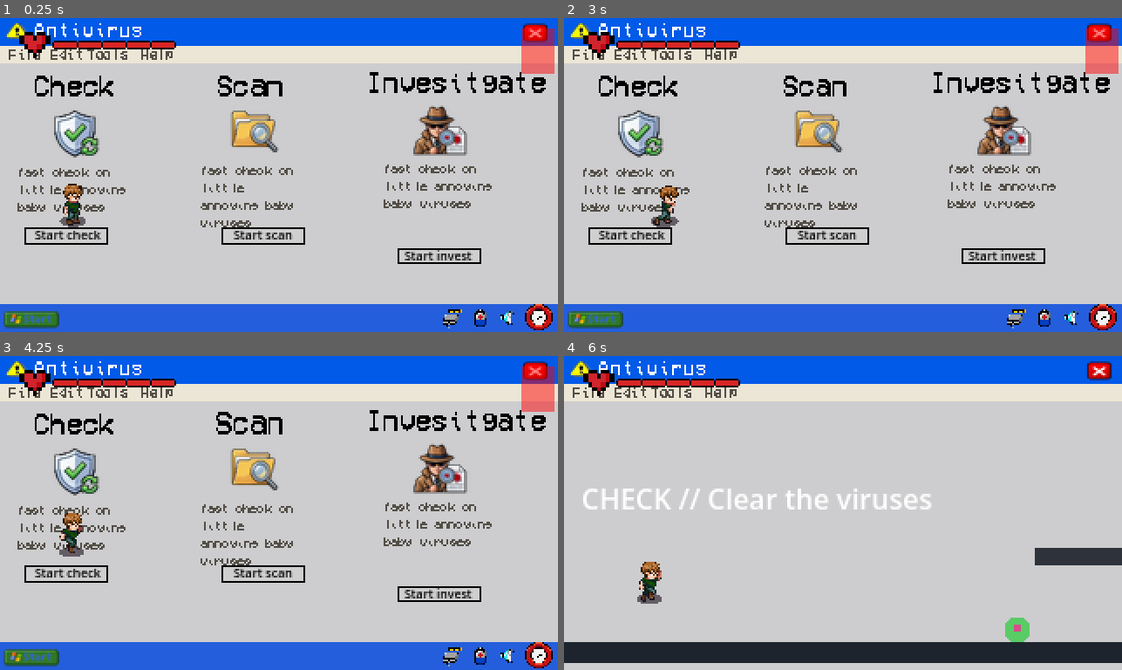
Above: before the commit, frames 1-4 (two rows, left to right).
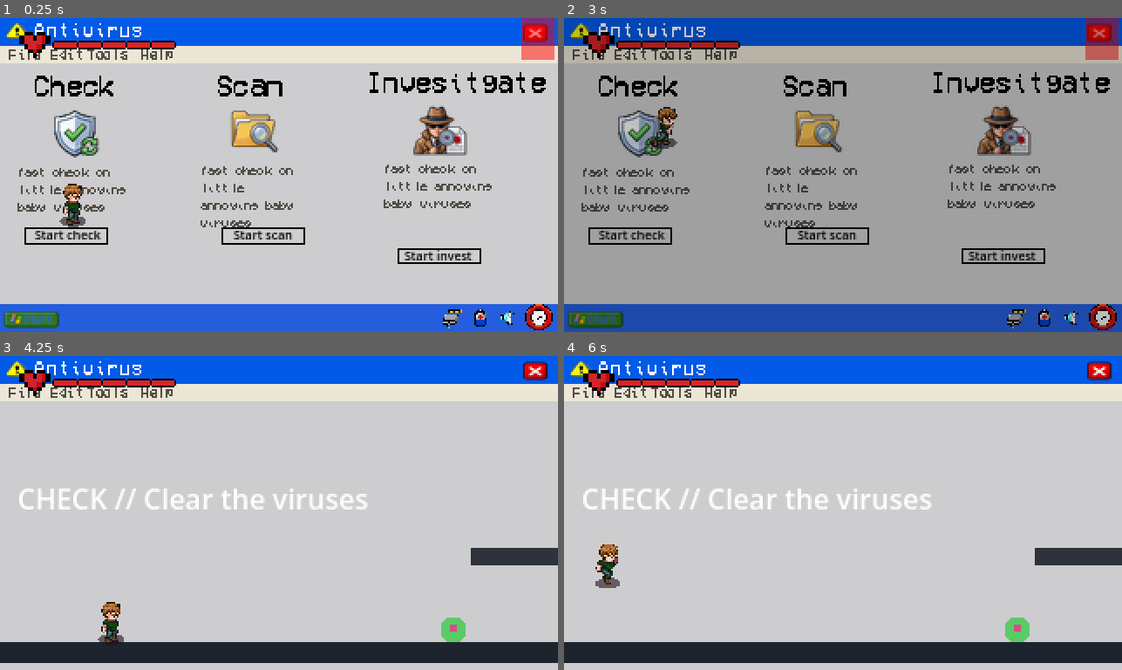
Above: after the commit, the same moments.

Repository: Amrr233/WhileTrue
Game: Godot game, scene res://scenes/levels/antivirus.tscn
The game is run twice, just before and just after one commit, with the same random seed, the same clock (stepped at 60 frames per second) and the same inputs. This scene is started directly instead of the project's main scene.
Inputs (mouse positions are in pixels of both pictures, inside the frame that each line leads up to):
- Up to frame 1 (0.25 s): no input
- Up to frame 2 (3 s): click (1071, 319) at 0.5 s; click (1105, 319) at 1.25 s; click (597, 319) at 2 s; tap Enter (ui_accept) at 2.75 s; move the mouse to (965, 159) at 2.77 s; hold D (right) from 2.78 s (still down); hold J (attack) from 2.78 s (still down); click (965, 159) at 2.92 s
- Up to frame 3 (4.25 s): tap Space (jump) at 3.02, 3.32 s; tap Enter (ui_accept) at 3.05 s; release D (right) at 3.5 s; release J (attack) at 3.5 s; drag from (167, 528) to (535, 384) at 3.52 s
- Up to frame 4 (6 s): move the mouse to (898, 443) at 4.27 s; hold A (left) 4.28-5 s; hold Space (jump) 4.28-5 s; tap J (attack) at 4.55 s; drag from (815, 575) to (675, 465) at 5.02 s; tap Enter (ui_accept) at 5.75 s; move the mouse to (1010, 560) at 5.77 s; hold D (right) from 5.78 s (still down); hold Space (jump) from 5.78 s (still down); tap Shift (dash) at 5.85 s

The runs differ from the first frame. In frame 1, 0.4% of the frame differs, in the area x 93-100%, y 0-18%; in frame 2, 95%, in the area x 0-100%, y 0-100%; in frame 3, 20%; in frame 4, 0.9%.

Commit message:
added sfx + fixed the virus_range glitch and virus_basic damage

Diff:
--- a/scenes/cutscenes/intro_cutscene.tscn
+++ b/scenes/cutscenes/intro_cutscene.tscn
@@ -226,6 +226,7 @@
 [node name="CutsceneDirector" type="AnimationPlayer" parent="." unique_id=1286283172]
 libraries/ = SubResource("AnimationLibrary_jfsk7")
 autoplay = &"day_night_loop"
+speed_scale = 0.5
 
 [node name="PointLight2D" type="PointLight2D" parent="." unique_id=1202819577]
 position = Vector2(119, 81)
--- /dev/null
+++ b/scenes/cutscenes/sucked_cutscene.tscn
@@ -0,0 +1,22 @@
+[gd_scene format=3 uid="uid://1yjkqpeq35ds"]
+
+[ext_resource type="Texture2D" uid="uid://bmjlrrrqj6be4" path="res://assets/art/cutscenes/sucking.jpg" id="1_jleom"]
+[ext_resource type="Script" uid="uid://cydwhxcr0pe8f" path="res://scripts/core/sucked_cutscene.gd" id="1_mlekt"]
+
+[node name="SuckedCutscene" type="Node2D" unique_id=238567563]
+script = ExtResource("1_mlekt")
+
+[node name="Sprite2D" type="Sprite2D" parent="." unique_id=92931161]
+position = Vector2(160, 90.00001)
+scale = Vector2(0.11721611, 0.11588541)
+texture = ExtResource("1_jleom")
+
+[node name="CanvasLayer" type="CanvasLayer" parent="." unique_id=623349763]
+
+[node name="ColorRect" type="ColorRect" parent="CanvasLayer" unique_id=1640819371]
+anchors_preset = 15
+anchor_right = 1.0
+anchor_bottom = 1.0
+grow_horizontal = 2
+grow_vertical = 2
+color = Color(0, 0, 0, 1)
--- a/scenes/enemies/virus_ranged.tscn
+++ b/scenes/enemies/virus_ranged.tscn
@@ -1,24 +1,27 @@
-[gd_scene load_steps=4 format=3]
+[gd_scene format=3 uid="uid://dxhtg0yxo74v5"]
 
-[ext_resource type="Script" path="res://scripts/enemies/virus_ranged.gd" id="1_ranged"]
+[ext_resource type="Script" uid="uid://7cxu2k0p1roc" path="res://scripts/enemies/virus_ranged.gd" id="1_ranged"]
 [ext_resource type="PackedScene" path="res://scenes/enemies/virus_projectile.tscn" id="2_projectile"]
 
 [sub_resource type="CircleShape2D" id="VirusShapeRanged"]
 radius = 8.0
 
-[node name="VirusRanged" type="CharacterBody2D"]
+[node name="VirusRanged" type="CharacterBody2D" unique_id=235726423]
 collision_layer = 4
 collision_mask = 3
 script = ExtResource("1_ranged")
 projectile_scene = ExtResource("2_projectile")
 
-[node name="CollisionShape2D" type="CollisionShape2D" parent="."]
+[node name="CollisionShape2D" type="CollisionShape2D" parent="." unique_id=188901034]
 shape = SubResource("VirusShapeRanged")
 
-[node name="Body" type="Polygon2D" parent="."]
+[node name="Body" type="Polygon2D" parent="." unique_id=1039832064]
 color = Color(0.85, 0.55, 0.15, 1)
 polygon = PackedVector2Array(-8, -3, -5, -8, 5, -8, 8, -3, 8, 4, 3, 8, -3, 8, -8, 4)
 
-[node name="Spot" type="Polygon2D" parent="."]
+[node name="Spot" type="Polygon2D" parent="." unique_id=1140510918]
 color = Color(0.2, 0.15, 0.4, 1)
 polygon = PackedVector2Array(-3, -4, 3, -4, 3, 1, -3, 1)
+
+[node name="RayCast2D" type="RayCast2D" parent="." unique_id=1808000857]
+target_position = Vector2(0, 100)
--- a/scenes/levels/antivirus.tscn
+++ b/scenes/levels/antivirus.tscn
@@ -228,7 +228,7 @@
 position = Vector2(42, 99)
 
 [node name="LevelExit" parent="HubArea" unique_id=1502445892 instance=ExtResource("4_exit")]
-position = Vector2(307, 17)
+position = Vector2(307, 9)
 
 [node name="Options" type="Node2D" parent="HubArea" unique_id=345804705]
 
--- a/scenes/levels/antivirus_scan.tscn
+++ b/scenes/levels/antivirus_scan.tscn
@@ -258,7 +258,7 @@
 shape = SubResource("RectangleShape2D_1kypq")
 
 [node name="GroundA8" type="StaticBody2D" parent="." unique_id=1026110103]
-position = Vector2(857, 405)
+position = Vector2(856, 399)
 collision_layer = 2
 
 [node name="Visual" type="ColorRect" parent="GroundA8" unique_id=1148107581]
@@ -274,7 +274,7 @@
 shape = SubResource("RectangleShape2D_a5k84")
 
 [node name="GroundA9" type="StaticBody2D" parent="." unique_id=1217506561]
-position = Vector2(992, 442)
+position = Vector2(999, 428)
 collision_layer = 2
 
 [node name="Visual" type="ColorRect" parent="GroundA9" unique_id=485704569]
--- a/scenes/player/player.tscn
+++ b/scenes/player/player.tscn
@@ -7,6 +7,9 @@
 [ext_resource type="Texture2D" uid="uid://ctrr4gglnc5pn" path="res://assets/art/characters/character-spritesheet.png" id="4_sheet"]
 [ext_resource type="AudioStream" uid="uid://6a5w0wvns8rc" path="res://assets/audio/sfx/grabsound.wav" id="6_75vfm"]
 [ext_resource type="AudioStream" uid="uid://cnaapmmr0w13b" path="res://assets/audio/sfx/Recycle.wav" id="7_0owmy"]
+[ext_resource type="AudioStream" uid="uid://dnkggpr5s7uqm" path="res://assets/audio/sfx/jump.wav" id="8_qek5x"]
+[ext_resource type="AudioStream" uid="uid://bcrbl4gb68rv6" path="res://assets/audio/sfx/hurt.wav" id="9_5gtgg"]
+[ext_resource type="AudioStream" uid="uid://3kycbb5nrclt" path="res://assets/audio/sfx/tap.wav" id="10_h17s1"]
 
 [sub_resource type="RectangleShape2D" id="PlayerShape"]
 size = Vector2(26, 46)
@@ -381,3 +384,12 @@
 [node name="DropSound" type="AudioStreamPlayer2D" parent="." unique_id=1708113551]
 stream = ExtResource("7_0owmy")
 volume_db = 15.0
+
+[node name="JumpSound" type="AudioStreamPlayer" parent="." unique_id=1462637812]
+stream = ExtResource("8_qek5x")
+
+[node name="HurtSound" type="AudioStreamPlayer" parent="." unique_id=1845810092]
+stream = ExtResource("9_5gtgg")
+
+[node name="AttackSound" type="AudioStreamPlayer" parent="." unique_id=1485040361]
+stream = ExtResource("10_h17s1")
--- a/scenes/world/desktop.tscn
+++ b/scenes/world/desktop.tscn
@@ -16,6 +16,7 @@
 [ext_resource type="Script" uid="uid://dnfbuevlla0cd" path="res://scripts/ui/audio_toggle.gd" id="10_audio"]
 [ext_resource type="Script" uid="uid://bualmmeg2t8ht" path="res://scripts/ui/system_clock.gd" id="11_clock"]
 [ext_resource type="FontFile" uid="uid://brwcfwr6yyg2i" path="res://assets/fonts/pixel_art_font.ttf" id="14_yn8t8"]
+[ext_resource type="AudioStream" uid="uid://bmwma65x0peru" path="res://assets/audio/sfx/Windows XP Startup.wav" id="17_3265r"]
 
 [sub_resource type="RectangleShape2D" id="GroundShape"]
 size = Vector2(320, 12)
@@ -175,5 +176,9 @@
 theme_override_font_sizes/font_size = 5
 text = "Anti_Virus"
 
+[node name="desktob starting" type="AudioStreamPlayer" parent="." unique_id=1544037763]
+stream = ExtResource("17_3265r")
+autoplay = true
+
 [connection signal="body_entered" from="RecycleBin" to="RecycleBin" method="_on_body_entered"]
 [connection signal="body_entered" from="antivirusIcon" to="antivirusIcon" method="_on_body_entered"]
--- a/scripts/core/monster_cutscene.gd
+++ b/scripts/core/monster_cutscene.gd
@@ -36,7 +36,7 @@
 		dialogue_box.visible = false
 		anim.play("fade_out")
 		await anim.animation_finished
-		get_tree().change_scene_to_file("res://scenes/world/desktop.tscn")
+		get_tree().change_scene_to_file("res://scenes/cutscenes/sucked_cutscene.tscn")
 
 func _input(event: InputEvent) -> void:
 	var clicked = event is InputEventMouseButton and event.pressed and event.button_index == MOUSE_BUTTON_LEFT
--- /dev/null
+++ b/scripts/core/sucked_cutscene.gd
@@ -0,0 +1,25 @@
+extends Node2D
+
+@onready var fade_rect = $CanvasLayer/ColorRect
+
+func _ready() -> void:
+	# 1. Start completely black (coming from the monster scene)
+	fade_rect.modulate.a = 1.0
+
+	# 2. Smoothly fade in (to transparent) over 1 second
+	var fade_in_tween = create_tween()
+	fade_in_tween.tween_property(fade_rect, "modulate:a", 0.0, 1.0)
+
+	# 3. Wait for 3 seconds so the player can see the image
+	# (You can change 3.0 to however long you want the image on screen)
+	await get_tree().create_timer(3.0).timeout
+
+	# 4. Smoothly fade out (back to solid black) over 1 second
+	var fade_out_tween = create_tween()
+	fade_out_tween.tween_property(fade_rect, "modulate:a", 1.0, 1.0)
+
+	# 5. Wait for the fade-out to finish
+	await fade_out_tween.finished
+
+	# 6. Finally, transition to the Desktop!
+	get_tree().change_scene_to_file("res://scenes/world/desktop.tscn")
--- a/scripts/enemies/virus_basic.gd
+++ b/scripts/enemies/virus_basic.gd
@@ -7,7 +7,7 @@
 @export var max_health: int = 2
 @export var speed: float = 24.0
 @export var chase_range: float = 90.0
-@export var attack_range: float = 14.0
+@export var attack_range: float = 20.0
 @export var contact_damage: int = 1
 @export var attack_cooldown: float = 1.0
 @export var knockback_resistance: float = 0.4
@@ -15,6 +15,8 @@
 var health: int
 var _attack_timer := 0.0
 var _target: Player
+var _spawn_y := 0.0
+var _spawn_y_set := false
 
 func _ready() -> void:
 	add_to_group("enemies")
@@ -22,6 +24,19 @@
 	_target = get_tree().get_first_node_in_group("player") as Player
 
 func _physics_process(delta: float) -> void:
+	# نسجل نقطة الظهور الحقيقية أول فريم فيزيائي بس (بعد ما الأرينا تكون
+	# حركته لمكانه الصح - وقت _ready() لسه بيكون في نقطة (0,0) الافتراضية).
+	if not _spawn_y_set:
+		_spawn_y = global_position.y
+		_spawn_y_set = true
+
+	# لو وقع في فجوة/حفرة تحت نقطة ظهوره بمسافة كبيرة، يتحسب خسران
+	# ويموت تلقائيًا - عشان اللاعب متتحبسش في الليفل لو فيروس عالق.
+	if global_position.y > _spawn_y + 300.0:
+		died.emit()
+		queue_free()
+		return
+
 	if _attack_timer > 0.0:
 		_attack_timer -= delta
 
--- a/scripts/enemies/virus_ranged.gd
+++ b/scripts/enemies/virus_ranged.gd
@@ -22,6 +22,8 @@
 var _attack_timer := 0.0
 var _fire_timer := 0.0
 var _target: Player
+var _spawn_y := 0.0
+var _spawn_y_set := false
 
 func _ready() -> void:
 	add_to_group("enemies")
@@ -30,6 +32,19 @@
 	_fire_timer = randf_range(0.4, fire_cooldown)
 
 func _physics_process(delta: float) -> void:
+	# نسجل نقطة الظهور الحقيقية أول فريم فيزيائي بس (بعد ما الأرينا تكون
+	# حركته لمكانه الصح - وقت _ready() لسه بيكون في نقطة (0,0) الافتراضية).
+	if not _spawn_y_set:
+		_spawn_y = global_position.y
+		_spawn_y_set = true
+
+	# لو وقع في فجوة/حفرة تحت نقطة ظهوره بمسافة كبيرة، يتحسب خسران
+	# ويموت تلقائيًا - عشان اللاعب متتحبسش في الليفل لو فيروس عالق.
+	if global_position.y > _spawn_y + 300.0:
+		died.emit()
+		queue_free()
+		return
+
 	if _attack_timer > 0.0:
 		_attack_timer -= delta
 	if _fire_timer > 0.0:
@@ -42,6 +57,23 @@
 	var distance := global_position.distance_to(_target.global_position)
 	if distance <= chase_range:
 		var direction := signf(_target.global_position.x - global_position.x)
+
+		# --- EDGE DETECTION LOGIC ---
+		# Checks if you added the RayCast2D so the game doesn't crash if it's missing
+		if has_node("RayCast2D"):
+			var edge_check: RayCast2D = $RayCast2D
+
+			# Move the RayCast slightly ahead in the direction the enemy wants to go
+			edge_check.position.x = direction * 15.0
+			# مدى قصير (نزلة بسيطة بس) - عشان مايعتبرش أي هوة كبيرة "أرضية آمنة"
+			edge_check.target_position = Vector2(0, 40)
+			edge_check.force_raycast_update()
+
+			# لو مفيش أرضية قريبة قدامه (حافة/فجوة حقيقية)، يوقف فورًا
+			if not edge_check.is_colliding():
+				direction = 0.0
+		# -----------------------------
+
 		velocity.x = move_toward(velocity.x, direction * speed, 220.0 * delta)
 	else:
 		velocity.x = move_toward(velocity.x, 0.0, 200.0 * delta)
--- a/scripts/player/player.gd
+++ b/scripts/player/player.gd
@@ -59,6 +59,10 @@
 var _falling_phase := false
 var _checkpoint_set := false
 
+
+@onready var attack_sound: AudioStreamPlayer = $AttackSound
+@onready var hurt_sound: AudioStreamPlayer = $HurtSound
+@onready var jump_sound: AudioStreamPlayer = $JumpSound
 @onready var drop_sound: AudioStreamPlayer2D = $DropSound
 @onready var grab_sound: AudioStreamPlayer2D = $GrabSound
 @onready var camera: Camera2D = $Camera2D
@@ -86,8 +90,6 @@
 		visual.frame = 0
 		visual.stop()
 		visual.animation_finished.connect(_on_stand_up_finished)
-	#if get_tree().current_scene.name == "Desktop":
-		#camera.enabled = false
 
 func _physics_process(delta: float) -> void:
 	if _invulnerability_timer > 0.0:
@@ -142,6 +144,9 @@
 		velocity.y = minf(velocity.y, max_fall_speed)
 
 func _handle_jump() -> void:
+	if Input.is_action_just_pressed("ui_accept") and is_on_floor():
+		velocity.y = jump_velocity
+		jump_sound.play()
 	if get_tree().current_scene.name == "Desktop":
 		return
 
@@ -216,12 +221,12 @@
 		_start_attack()
 
 func _start_attack() -> void:
+	attack_sound.play() # <--- Your attack sound triggers here
 	_attack_timer = attack_cooldown
 	_attack_active_timer = attack_time
 	_attack_hit_ids.clear()
 	attack_shape.disabled = false
 
-	# لو حابب تخفي المربع الملون القديم بتاع الهجوم، خلي دي false، أو سيبها لو بتستخدمه كـ Debug
 	attack_visual.visible = true
 
 	attack_area.position.x = 12.0 * facing
@@ -271,6 +276,9 @@
 func take_damage(amount: int, knockback_x: float = 0.0, knockback_y: float = -90.0) -> void:
 	if _invulnerability_timer > 0.0:
 		return
+
+	# Fixed Indentation: Hurt sound now plays correctly outside the early return loop
+	hurt_sound.play()
 
 	health = maxi(health - amount, 0)
 	_invulnerability_timer = contact_invulnerability
@@ -318,7 +326,7 @@
 		return
 	if _falling_phase:
 		_falling_phase = false
-		visual.play_backwards("stand_up")  # المرحلة 2: بيقوم (عكس السقوط)
+		visual.play_backwards("stand_up") # المرحلة 2: بيقوم (عكس السقوط)
 	else:
 		visual.frame = 0
 		visual.stop()
Binary file added: assets/art/cutscenes/sucking.jpg
Not shown, added: assets/art/cutscenes/sucking.jpg.import
Not shown: 1 places in scenes/levels/antivirus_scan.tscn that only renumber resources
Not shown, added: scripts/core/sucked_cutscene.gd.uid
